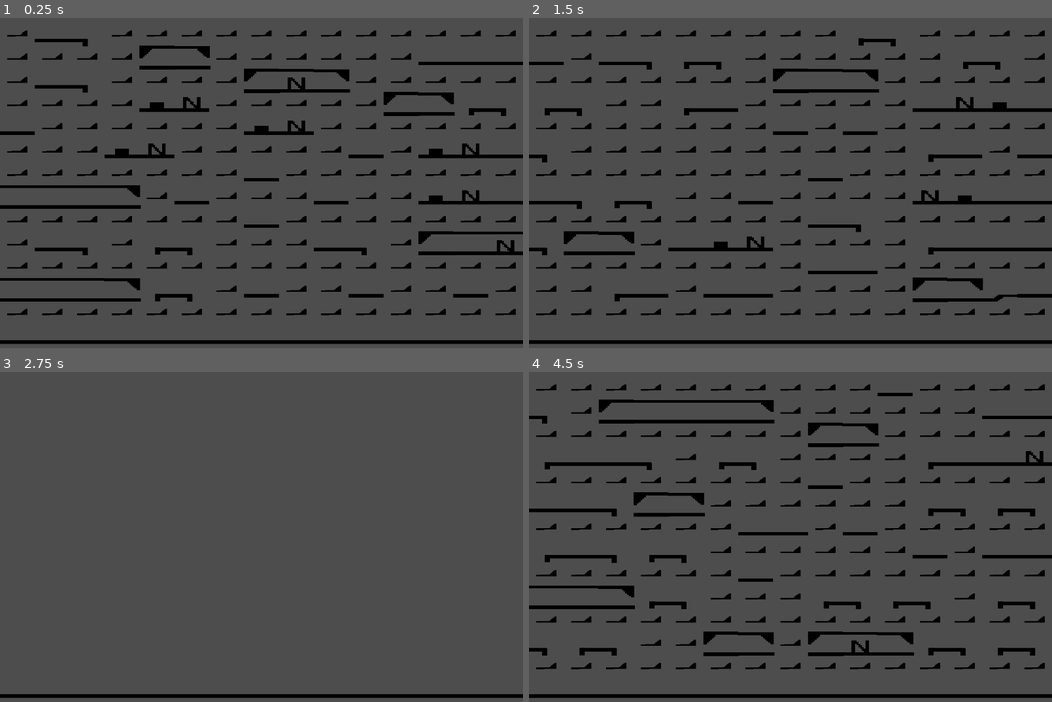
Above: before the commit, frames 1-4 (two rows, left to right).
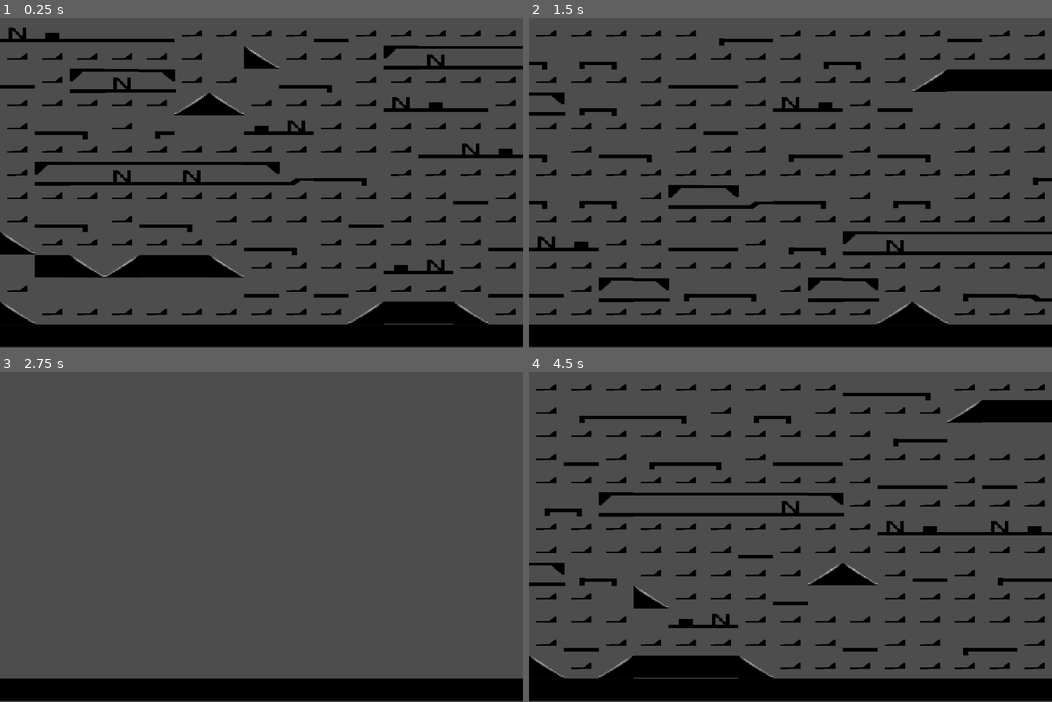
Above: after the commit, the same moments.

Repository: Deiuca/WaveFunctionCollapse
Game: Godot game, scene res://progetto.tscn
Same seed, same stepped clock (60 frames per second), same inputs: the game is played once before the commit and once after it.
Inputs:
- Up to frame 1 (0.25 s): no input
- Up to frame 2 (1.5 s): tap Enter at 0.5 s; hold R 0.53-1.28 s; tap Space at 1.25 s; tap R at 1.35 s
- Up to frame 3 (2.75 s): tap Enter at 2 s; hold R from 2.03 s (still down)
- Up to frame 4 (4.5 s): tap Space at 2.75, 4.25 s; release R at 2.78 s; tap R at 2.85, 4.35 s; tap Enter at 3.5 s; hold R 3.53-4.28 s

The runs differ from the first frame. In frame 1, 22% of the frame differs, in the area x 0-100%, y 2-100%; in frame 2, 18%; in frame 3, 5.7%; in frame 4, 20%.

Commit message:
Muri e rampe implemetati ~ con bug IMPORTANTI

Diff:
--- a/Generatore_livello.gd
+++ b/Generatore_livello.gd
@@ -83,7 +83,8 @@
 
 	#Collassa Pavimento
 	for e in range((self.width*self.height)-self.width, (self.width*self.height)):
-		self.celle[e].set_prefab($Prefab_Utilizzati/Pavimento)
+		self.celle[e].set_prefab($Prefab_Utilizzati/Bedrock)
+	$Prefab_Utilizzati/Bedrock.queue_free()
 
 # Called every frame. 'delta' is the elapsed time since the previous frame.
 var counter = 0
--- a/PreFabbricati/aria.tscn
+++ b/PreFabbricati/aria.tscn
@@ -6,7 +6,7 @@
 [node name="Aria" instance=ExtResource("1_rwck2")]
 rotation = 0.00358201
 scale = Vector2(0.578694, 0.659801)
-bordi = ["AV", "UOP", "EOP", "OV", "AV", "AV", "OV", "OV"]
+bordi = ["AV", "UOPI", "EOPI", "OVB", "AVB", "AVB", "OV", "OV"]
 
 [node name="Componente" parent="." index="0" instance=ExtResource("2_qtk3c")]
 position = Vector2(17.3359, 13.5861)
--- /dev/null
+++ b/PreFabbricati/muro.tscn
@@ -0,0 +1,11 @@
+[gd_scene load_steps=3 format=3 uid="uid://c16chti58xtan"]
+
+[ext_resource type="PackedScene" uid="uid://chl77nbbcyyb4" path="res://prefab.tscn" id="1_golwg"]
+[ext_resource type="Texture2D" uid="uid://b87wougjr7osv" path="res://Textures/Prefab/muro.png" id="2_n1i8n"]
+
+[node name="Muro" instance=ExtResource("1_golwg")]
+bordi = ["O", "B", "B", "B", "O", "O", "B", "B"]
+
+[node name="Muro" type="Sprite2D" parent="." index="0"]
+position = Vector2(10, 9.5)
+texture = ExtResource("2_n1i8n")
--- /dev/null
+++ b/PreFabbricati/muro_rampa_down.tscn
@@ -0,0 +1,11 @@
+[gd_scene load_steps=3 format=3 uid="uid://d146pwvcgk46k"]
+
+[ext_resource type="PackedScene" uid="uid://chl77nbbcyyb4" path="res://prefab.tscn" id="1_2cvjs"]
+[ext_resource type="Texture2D" uid="uid://bc8na806wu2pj" path="res://Textures/Prefab/muro_ramp.png" id="2_q74i2"]
+
+[node name="Muro_rampa_Down" instance=ExtResource("1_2cvjs")]
+bordi = ["O", "B", "I", "B", "", "", "", ""]
+
+[node name="MuroRamp" type="Sprite2D" parent="." index="0"]
+position = Vector2(10, 10)
+texture = ExtResource("2_q74i2")
--- /dev/null
+++ b/PreFabbricati/muro_rampa_up.tscn
@@ -0,0 +1,11 @@
+[gd_scene load_steps=3 format=3 uid="uid://cp5i2kof0xkdl"]
+
+[ext_resource type="PackedScene" uid="uid://chl77nbbcyyb4" path="res://prefab.tscn" id="1_etbpl"]
+[ext_resource type="Texture2D" uid="uid://dvbd7cf23rdgp" path="res://Textures/Prefab/muro_rampa_up.png" id="2_vs8ch"]
+
+[node name="Muro_Rampa_Up" instance=ExtResource("1_etbpl")]
+bordi = ["O", "I", "B", "B", "", "", "", ""]
+
+[node name="MuroRampaUp" type="Sprite2D" parent="." index="0"]
+position = Vector2(10, 10)
+texture = ExtResource("2_vs8ch")
--- a/generatore_livello.tscn
+++ b/generatore_livello.tscn
@@ -13,6 +13,9 @@
 [ext_resource type="PackedScene" uid="uid://lk8dx17i2mdb" path="res://PreFabbricati/lo_to_hi.tscn" id="12_sy07l"]
 [ext_resource type="PackedScene" uid="uid://cyiw0y2r1xbqd" path="res://PreFabbricati/pavimento_ostacolo.tscn" id="12_xe1qp"]
 [ext_resource type="PackedScene" uid="uid://mddxwo1si54j" path="res://PreFabbricati/hi_to_lo.tscn" id="13_2jd8r"]
+[ext_resource type="PackedScene" uid="uid://c16chti58xtan" path="res://PreFabbricati/muro.tscn" id="14_r1go5"]
+[ext_resource type="PackedScene" uid="uid://d146pwvcgk46k" path="res://PreFabbricati/muro_rampa_down.tscn" id="15_hw5ih"]
+[ext_resource type="PackedScene" uid="uid://cp5i2kof0xkdl" path="res://PreFabbricati/muro_rampa_up.tscn" id="16_4suss"]
 
 [node name="Generatore Livello" type="Node2D"]
 script = ExtResource("1_mrvbu")
@@ -63,3 +66,12 @@
 [node name="LoToHi" parent="Prefab_Utilizzati" instance=ExtResource("12_sy07l")]
 
 [node name="HiToLo" parent="Prefab_Utilizzati" instance=ExtResource("13_2jd8r")]
+
+[node name="Muro" parent="Prefab_Utilizzati" instance=ExtResource("14_r1go5")]
+
+[node name="Bedrock" parent="Prefab_Utilizzati" instance=ExtResource("14_r1go5")]
+bordi = ["B", "B", "B", "B", "", "", "", ""]
+
+[node name="Muro_rampa_Down" parent="Prefab_Utilizzati" instance=ExtResource("15_hw5ih")]
+
+[node name="Muro_Rampa_Up" parent="Prefab_Utilizzati" instance=ExtResource("16_4suss")]
Binary file added: Textures/Prefab/muro.png
Not shown, added: Textures/Prefab/muro.png.import
Binary file added: Textures/Prefab/muro_ramp.png
Not shown, added: Textures/Prefab/muro_ramp.png.import
Binary file added: Textures/Prefab/muro_rampa_up.png
Not shown, added: Textures/Prefab/muro_rampa_up.png.import
Not shown: 1 places in generatore_livello.tscn that only renumber resources
Not shown, changed: .DS_Store
Not shown, changed: Textures/.DS_Store
